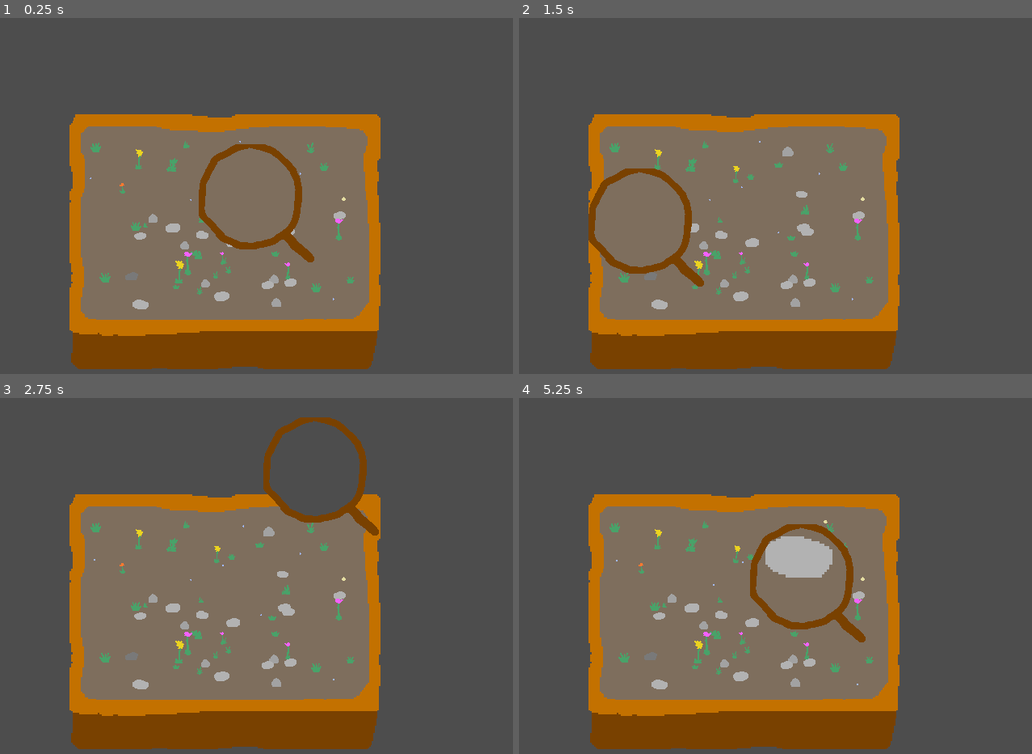
Above: before the commit, frames 1-4 (two rows, left to right).
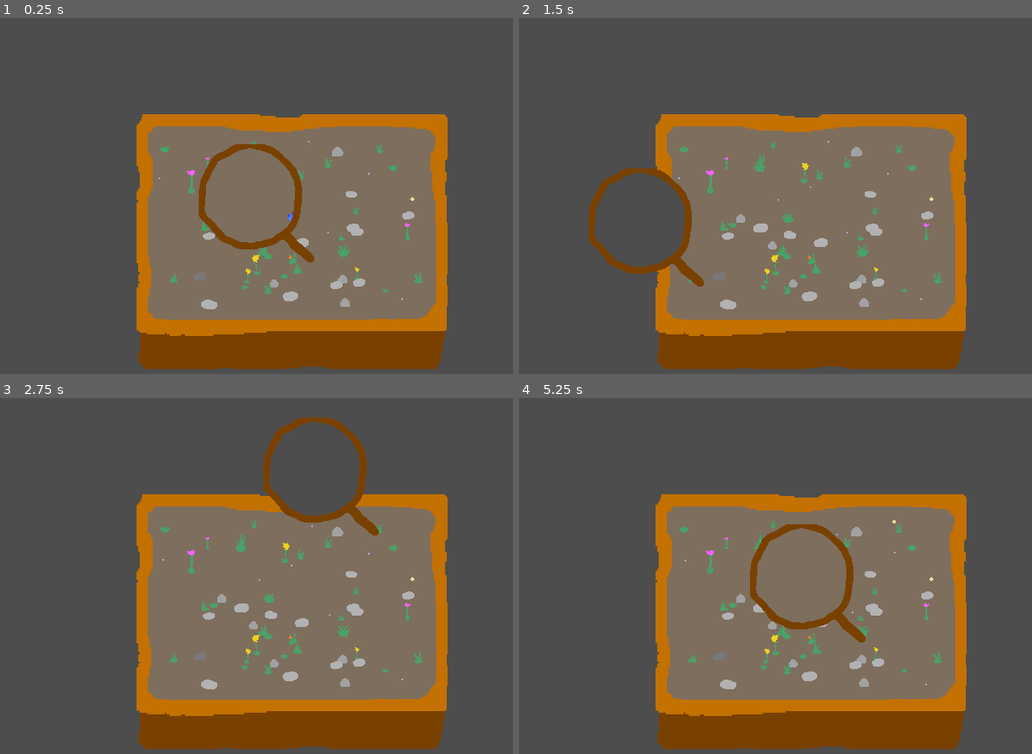
Above: after the commit, the same moments.

Repository: martindzejky/pot-life
Game: Godot game, scene res://main.tscn
The game is run twice, just before and just after one commit, with the same random seed, the same clock (stepped at 60 frames per second) and the same inputs. Sound files missing from this copy of the repository are replaced by a short silence.
Inputs (mouse positions are in pixels of both pictures, inside the frame that each line leads up to):
- Up to frame 1 (0.25 s): no input
- Up to frame 2 (1.5 s): tap Enter at 0.5 s; move the mouse to (955, 217) at 0.52 s; tap Space at 1.25 s; move the mouse to (683, 267) at 1.27 s
- Up to frame 3 (2.75 s): move the mouse to (359, 515) at 2.02 s
- Up to frame 4 (5.25 s): tap Enter at 2.75, 4.25 s; move the mouse to (780, 718) at 2.77 s; tap Space at 3.5, 5 s; move the mouse to (1006, 693) at 3.52 s; move the mouse to (616, 547) at 4.27 s; move the mouse to (842, 622) at 5.02 s

The runs differ from the first frame. In frame 1, 24% of the frame differs, in the area x 13-88%, y 27-99%; in frame 2, 24%; in frame 3, 25%; in frame 4, 26%.

Commit message:
add upgrade mechanic to grass, it grows now

Diff:
--- a/objects/grass.gd
+++ b/objects/grass.gd
@@ -3,6 +3,8 @@
 
 @export var minScale := 1.0
 @export var maxScale := 2.0
+
+var initialScale := 1.0
 
 # primitive state machine
 
@@ -15,14 +17,25 @@
     if randf() < 0.5:
         $scale/sprite.flip_h = true
 
-    $scale.scale = Vector2(1, 1) * randf_range(minScale, maxScale)
+    $energy.value = randf_range(10, 20)
+    initialScale = randf_range(minScale, maxScale)
+
+    $scale.scale = Vector2(1, 1) * initialScale
     $scale/sprite.frame = randi_range(0, $scale/sprite.hframes - 1)
-    $energy.value = randf_range(10, 20)
 
     switchState('idle')
 
 func _process(delta):
+
+    var previousScale = $scale.scale.x
+    var newScale := initialScale + floorf($energy.value / 30.0) / 4.0
+    if newScale > previousScale + 0.1:
+        $upgrade.play()
+
+    $scale.scale = Vector2(1, 1) * newScale
+
     call(state + 'Process', delta)
+
 
 func switchState(newState: String):
 
--- a/objects/grass.tscn
+++ b/objects/grass.tscn
@@ -1,9 +1,10 @@
-[gd_scene load_steps=10 format=3 uid="uid://dmbnsojw6n3rr"]
+[gd_scene load_steps=12 format=3 uid="uid://dmbnsojw6n3rr"]
 
 [ext_resource type="Texture2D" uid="uid://tsbn1mttfve7" path="res://sprites/grass.png" id="1_6tou8"]
 [ext_resource type="Script" path="res://objects/grass.gd" id="1_jc8g2"]
 [ext_resource type="Script" path="res://objects/energy.gd" id="3_xrj3g"]
 [ext_resource type="AudioStream" uid="uid://die3c4xxq6yuh" path="res://sounds/death.wav" id="4_3jv2n"]
+[ext_resource type="AudioStream" uid="uid://dc6apodhk88kh" path="res://sounds/upgrade.wav" id="5_ooyy2"]
 
 [sub_resource type="AudioStreamRandomizer" id="AudioStreamRandomizer_3poqp"]
 random_pitch = 1.2
@@ -11,21 +12,11 @@
 streams_count = 1
 stream_0/stream = ExtResource("4_3jv2n")
 
-[sub_resource type="Animation" id="Animation_ve6kt"]
-resource_name = "sway"
-length = 0.4
-tracks/0/type = "value"
-tracks/0/imported = false
-tracks/0/enabled = true
-tracks/0/path = NodePath("scale:rotation")
-tracks/0/interp = 1
-tracks/0/loop_wrap = true
-tracks/0/keys = {
-"times": PackedFloat32Array(0, 0.4),
-"transitions": PackedFloat32Array(1, 1),
-"update": 1,
-"values": [0.0698132, 0.0]
-}
+[sub_resource type="AudioStreamRandomizer" id="AudioStreamRandomizer_4wg15"]
+random_pitch = 1.2
+random_volume_offset_db = 1.0
+streams_count = 1
+stream_0/stream = ExtResource("5_ooyy2")
 
 [sub_resource type="Animation" id="Animation_ub460"]
 length = 0.001
@@ -72,6 +63,22 @@
 "values": [Vector2(1, 0), Vector2(-1, 0), Vector2(1, 0), Vector2(-1, 0), Vector2(0, 0)]
 }
 
+[sub_resource type="Animation" id="Animation_ve6kt"]
+resource_name = "sway"
+length = 0.4
+tracks/0/type = "value"
+tracks/0/imported = false
+tracks/0/enabled = true
+tracks/0/path = NodePath("scale:rotation")
+tracks/0/interp = 1
+tracks/0/loop_wrap = true
+tracks/0/keys = {
+"times": PackedFloat32Array(0, 0.4),
+"transitions": PackedFloat32Array(1, 1),
+"update": 1,
+"values": [0.0698132, 0.0]
+}
+
 [sub_resource type="AnimationLibrary" id="AnimationLibrary_4k8yt"]
 _data = {
 "RESET": SubResource("Animation_ub460"),
@@ -98,6 +105,11 @@
 volume_db = -6.0
 max_distance = 50.0
 
+[node name="upgrade" type="AudioStreamPlayer2D" parent="."]
+stream = SubResource("AudioStreamRandomizer_4wg15")
+volume_db = -6.0
+max_distance = 50.0
+
 [node name="animation" type="AnimationPlayer" parent="."]
 libraries = {
 "": SubResource("AnimationLibrary_4k8yt")
--- a/objects/pot.tscn
+++ b/objects/pot.tscn
@@ -13,7 +13,6 @@
 [node name="pot" type="Node2D"]
 
 [node name="sprite" type="Sprite2D" parent="."]
-position = Vector2(-334, 0)
 scale = Vector2(7, 7)
 texture = ExtResource("1_hbj56")
 
@@ -21,7 +20,7 @@
 y_sort_enabled = true
 
 [node name="bounds" type="CollisionShape2D" parent="inside"]
-position = Vector2(-338, -95)
+position = Vector2(2, -95)
 shape = SubResource("RectangleShape2D_40xfu")
 
 [node name="spawner" type="Node" parent="inside" node_paths=PackedStringArray("bounds") groups=["spawner"]]
Not shown, added: sounds/upgrade.wav.import
Not shown, added: sounds/upgrade.wav
